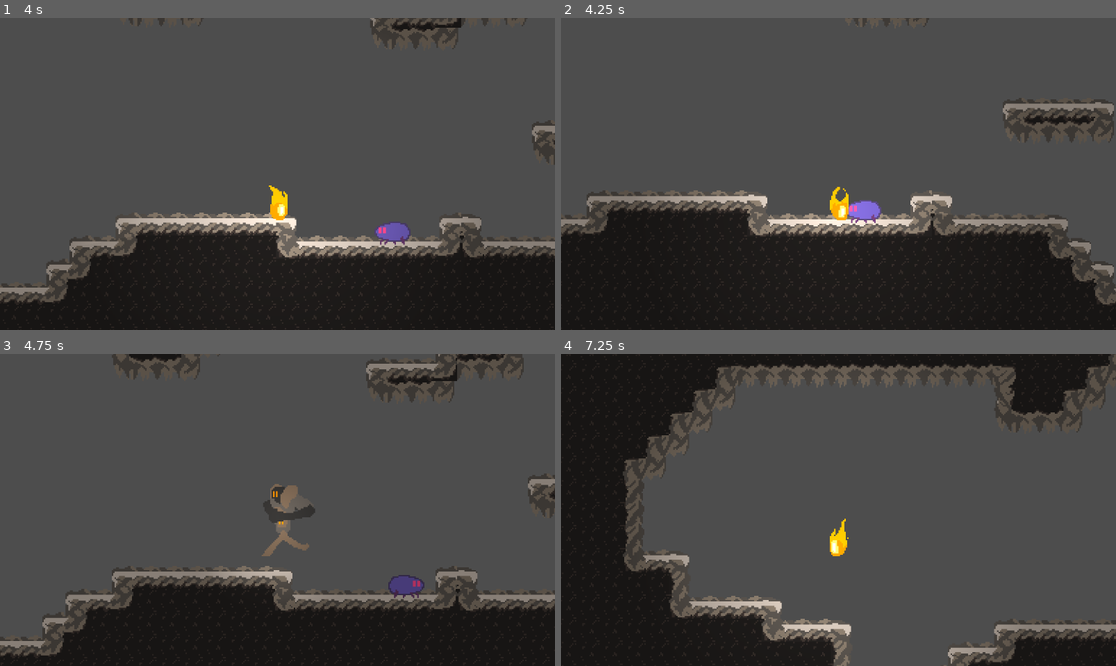
Above: before the commit, frames 1-4 (two rows, left to right).
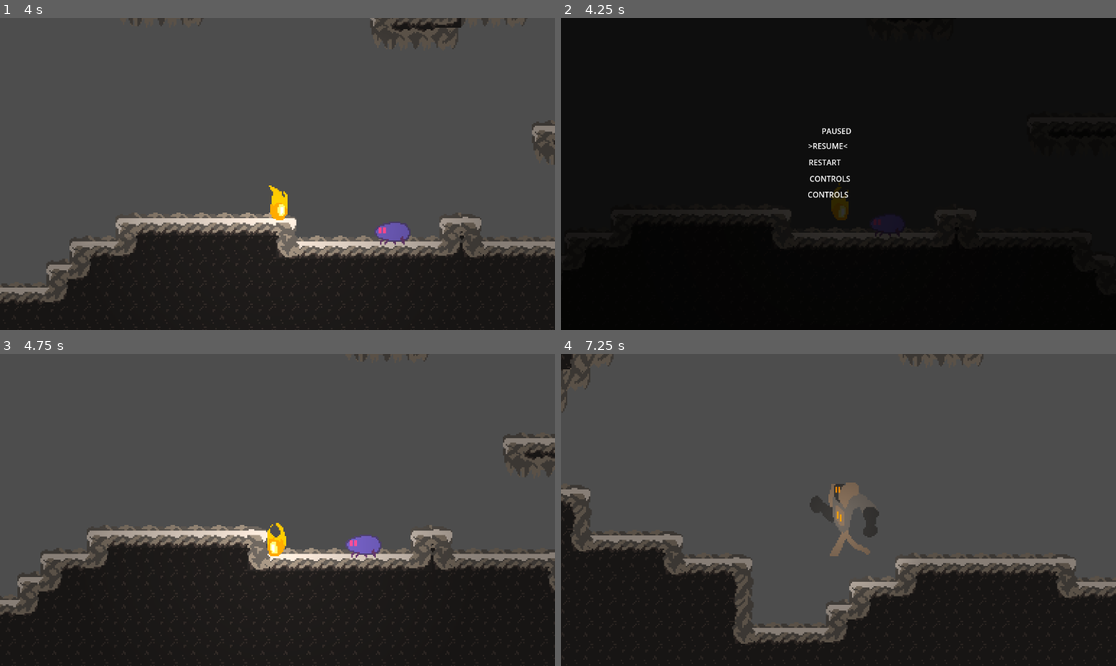
Above: after the commit, the same moments.

Repository: gcarlson/WildJam66
Game: Godot game, scene res://Assets/Scenes/level_2.tscn
Same seed, same stepped clock (60 frames per second), same inputs: the game is played once before the commit and once after it.
Inputs (mouse positions are in pixels of both pictures, inside the frame that each line leads up to):
- Up to frame 1 (4 s): tap Enter (ui_accept) at 0.5, 0.6, 0.77, 1.07, 1.52, 1.55, 1.82, 2.3, 2.85, 3.02, 3.32, 3.77, 3.8 s; move the mouse to (399, 158) at 0.52 s; hold Right (ui_right) 0.53-2.03 s; move the mouse to (166, 189) at 1.27 s; click (166, 189) at 1.35 s; move the mouse to (333, 105) at 2.02 s; hold Left (ui_left) 2.03-2.78 s; tap F (switch_form) at 2.1 s; move the mouse to (249, 236) at 2.77 s; hold Right (ui_right) from 2.78 s (still down); move the mouse to (444, 220) at 3.52 s; click (444, 220) at 3.6 s
- Up to frame 2 (4.25 s): keep holding Right (ui_right); tap Enter (ui_accept) at 4.07 s; tap Escape (ui_cancel) at 4.15 s
- Up to frame 3 (4.75 s): move the mouse to (111, 463) at 4.27 s; release Right (ui_right) at 4.28 s; hold Left (ui_left) from 4.28 s (still down); tap F (switch_form) at 4.35 s; tap Enter (ui_accept) at 4.52, 4.55 s
- Up to frame 4 (7.25 s): tap Enter (ui_accept) at 4.82, 5.1, 6.02, 6.05, 6.32, 6.77, 6.8, 7.07 s; move the mouse to (866, 510) at 5.02 s; release Left (ui_left) at 5.03 s; hold Right (ui_right) 5.03-5.78 s; move the mouse to (755, 432) at 5.77 s; hold Left (ui_left) from 5.78 s (still down); click (755, 432) at 5.85 s; move the mouse to (960, 494) at 6.52 s; tap F (switch_form) at 6.6 s

Frame 1 is identical in both runs. In frame 2, 74% of the frame differs, in the area x 0-100%, y 0-100%; in frame 3, 23%; in frame 4, 36%.

Commit message:
Added pause screen

Diff:
--- /dev/null
+++ b/Assets/Scenes/PauseScreen.gd
@@ -0,0 +1,40 @@
+extends CanvasLayer
+
+
+@onready var buttons = [$RichTextLabel2, $RichTextLabel3, $RichTextLabel4, $RichTextLabel5]
+
+var index = 0
+
+var move_cooldown = 0
+
+# Called when the node enters the scene tree for the first time.
+func _ready():
+	pass # Replace with function body.
+
+
+# Called every frame. 'delta' is the elapsed time since the previous frame.
+func _physics_process(delta):
+	if Input.is_action_just_pressed("ui_cancel"):
+		print("ddd unpause")
+		visible = not visible
+		get_tree().paused = visible
+		print("ddd unpause done")
+
+	if get_tree().paused:
+		if Input.is_action_just_pressed("ui_accept"):
+			if index == 0:
+				visible = not visible
+				get_tree().paused = visible
+			elif index == 1:
+				visible = not visible
+				get_tree().paused = visible
+				get_tree().call_deferred("reload_current_scene")
+		move_cooldown -= delta
+		var direction = Input.get_axis("ui_up", "ui_down")
+		if direction and move_cooldown <= 0:
+			var s = buttons[index].text
+			print("substr ", s.substr(1, len(s) - 2))
+			buttons[index].text = s.substr(1, len(s) - 2)
+			index = (index + (1 if direction > 0 else -1) + 4) % 4
+			buttons[index].text = ">" + buttons[index].text + "<"
+			move_cooldown = 0.5
--- a/Assets/Scenes/Player.gd
+++ b/Assets/Scenes/Player.gd
@@ -10,6 +10,7 @@
 @onready var water_collider = $WaterCollider
 @onready var death_splash = $CanvasLayer
 @onready var level_splash = $CanvasLayer2
+@onready var pause_screen = $PauseScreen
 @onready var armor_detector = $ArmorDetector
 
 @export var level : int
@@ -33,6 +34,11 @@
 	tilemap = get_tree().get_first_node_in_group("Tilemap")
 
 func _physics_process(delta):
+	#if Input.is_action_just_pressed("ui_cancel"):
+	#	get_tree().paused = not get_tree().paused
+	#	pause_screen.visible = get_tree().paused
+
+
 	# Add the gravity.
 	if not is_on_floor():
 		velocity.y += gravity * delta
--- a/Assets/Scenes/player.tscn
+++ b/Assets/Scenes/player.tscn
@@ -6,6 +6,7 @@
 [ext_resource type="Texture2D" uid="uid://bquwp2vw66nqj" path="res://Assets/Sprites/Characters/PlayerAnimations/FIXEDwalk2.png" id="4_4gtk3"]
 [ext_resource type="Texture2D" uid="uid://ci86smgk2lxbi" path="res://Assets/Sprites/Characters/PlayerAnimations/SmallFireBoiIdle.png" id="5_722p4"]
 [ext_resource type="AudioStream" uid="uid://c6ybh4q7a1ioa" path="res://Assets/Sounds/Step2.wav" id="6_fh8cn"]
+[ext_resource type="Script" path="res://Assets/Scenes/PauseScreen.gd" id="6_vv26t"]
 [ext_resource type="Texture2D" uid="uid://dhsjn5yra8xj4" path="res://Assets/Sprites/Effects/Slammination.png" id="7_88dve"]
 
 [sub_resource type="RectangleShape2D" id="RectangleShape2D_0w0vx"]
@@ -466,6 +467,96 @@
 grow_vertical = 2
 text = "LEVEL COMPLETE"
 
+[node name="PauseScreen" type="CanvasLayer" parent="."]
+process_mode = 3
+layer = 5
+visible = false
+script = ExtResource("6_vv26t")
+
+[node name="ColorRect" type="ColorRect" parent="PauseScreen"]
+anchors_preset = 8
+anchor_left = 0.5
+anchor_top = 0.5
+anchor_right = 0.5
+anchor_bottom = 0.5
+offset_left = -576.0
+offset_top = -324.0
+offset_right = 733.0
+offset_bottom = 412.0
+grow_horizontal = 2
+grow_vertical = 2
+color = Color(0, 0, 0, 0.815686)
+
+[node name="RichTextLabel" type="RichTextLabel" parent="PauseScreen"]
+anchors_preset = 8
+anchor_left = 0.5
+anchor_top = 0.5
+anchor_right = 0.5
+anchor_bottom = 0.5
+offset_left = -35.5
+offset_top = -101.215
+offset_right = 35.5
+offset_bottom = -72.2151
+grow_horizontal = 2
+grow_vertical = 2
+text = "PAUSED"
+
+[node name="RichTextLabel2" type="RichTextLabel" parent="PauseScreen"]
+anchors_preset = 8
+anchor_left = 0.5
+anchor_top = 0.5
+anchor_right = 0.5
+anchor_bottom = 0.5
+offset_left = -63.0
+offset_top = -70.0
+offset_right = 127.0
+offset_bottom = -34.0
+grow_horizontal = 2
+grow_vertical = 2
+text = ">RESUME<"
+
+[node name="RichTextLabel3" type="RichTextLabel" parent="PauseScreen"]
+anchors_preset = 8
+anchor_left = 0.5
+anchor_top = 0.5
+anchor_right = 0.5
+anchor_bottom = 0.5
+offset_left = -62.0
+offset_top = -36.0
+offset_right = 127.0
+offset_bottom = -7.0
+grow_horizontal = 2
+grow_vertical = 2
+text = "RESTART"
+
+[node name="RichTextLabel4" type="RichTextLabel" parent="PauseScreen"]
+anchors_preset = 8
+anchor_left = 0.5
+anchor_top = 0.5
+anchor_right = 0.5
+anchor_bottom = 0.5
+offset_left = -60.0
+offset_top = -2.0
+offset_right = 112.0
+offset_bottom = 27.0
+grow_horizontal = 2
+grow_vertical = 2
+text = "CONTROLS"
+
+[node name="RichTextLabel5" type="RichTextLabel" parent="PauseScreen"]
+anchors_preset = 8
+anchor_left = 0.5
+anchor_top = 0.5
+anchor_right = 0.5
+anchor_bottom = 0.5
+offset_left = -64.0
+offset_top = 31.0
+offset_right = 142.0
+offset_bottom = 60.0
+grow_horizontal = 2
+grow_vertical = 2
+text = "CONTROLS	"
+
 [node name="AudioStreamPlayer2D" type="AudioStreamPlayer2D" parent="."]
 stream = ExtResource("6_fh8cn")
 
Not shown: 1 places in Assets/Scenes/player.tscn that only renumber resources
